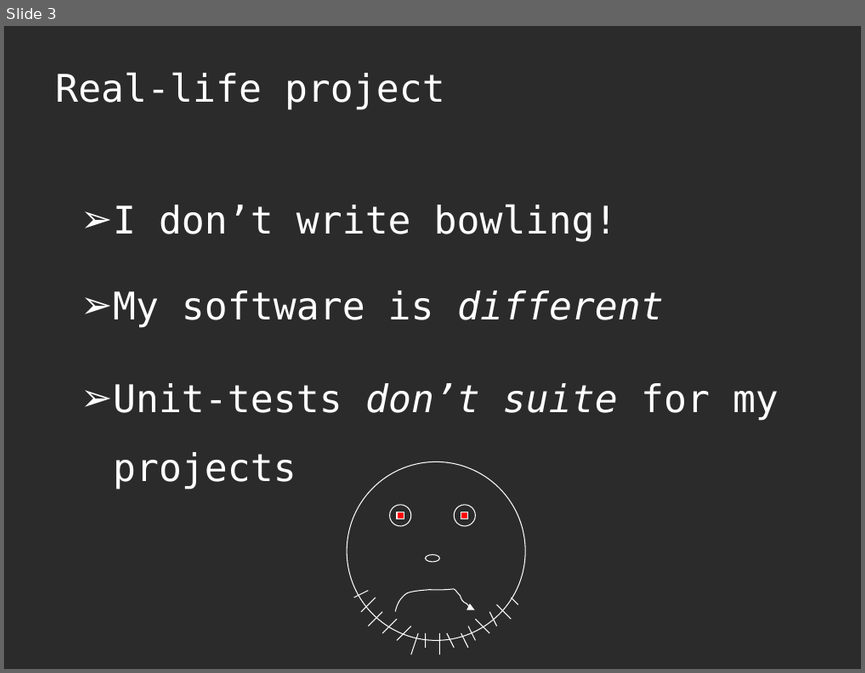
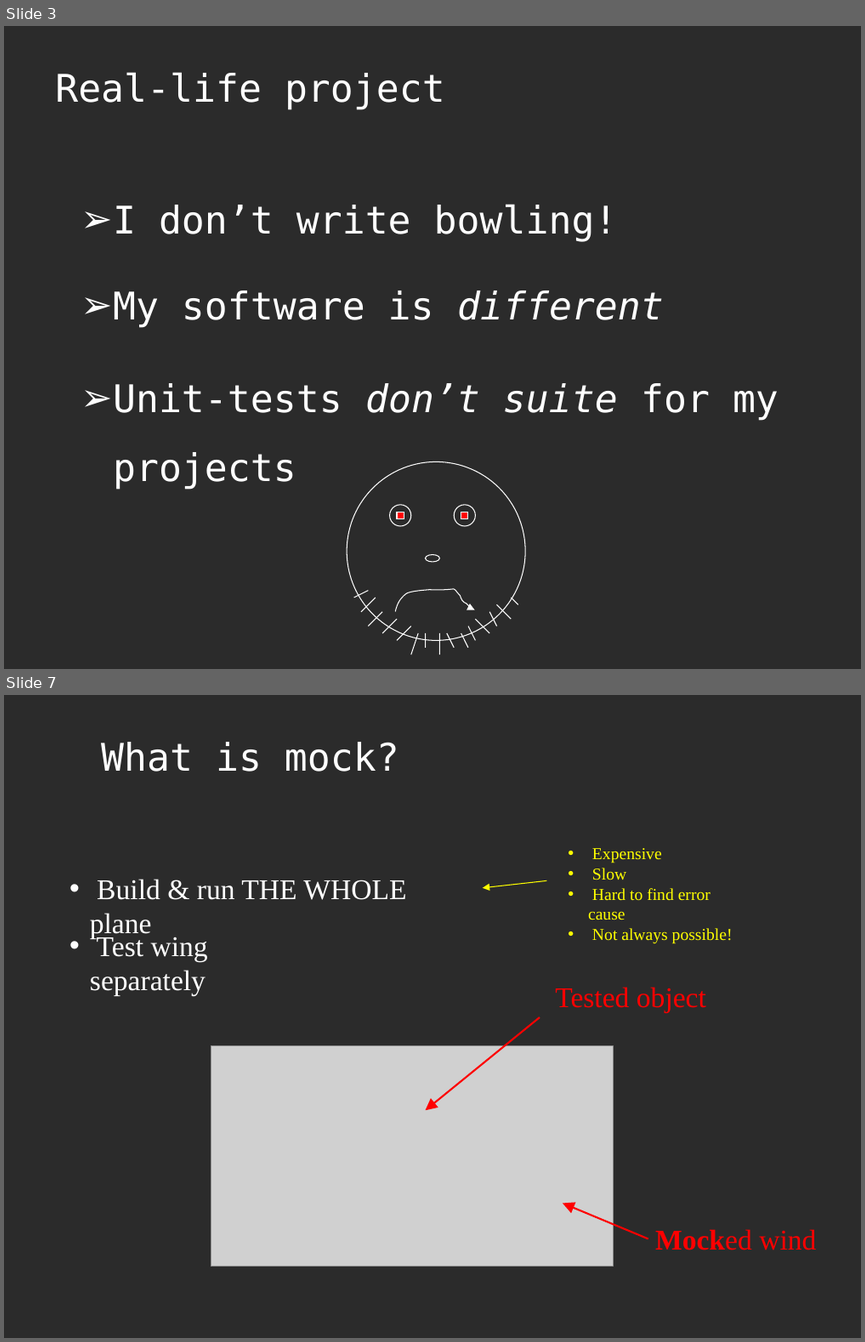
Before and after one commit to asolntsev/presentations, a slide deck: real-life-unit-tests/RealLifeUnitTests.agile-ee.eng.ppt. Shown one above the other, each under a label of ours: slide 3 before the commit, slides 3 and 7 after it; the slides between them are not shown. The pictures are 865x673 and 865x1342 pixels, drawn with LibreOffice and Linux fonts; fonts in the diff are those of the drawing; grey boxes stand for pictures; background and template pictures are left out; a plain dark background stands for a picture behind light text. Boxes give left, top, right and bottom in pixels: in the first picture for what was removed or moved away, otherwise in the second. Text is boxed around its words. In the diff, an @@ line names an element or a change of style, - is before the commit and + after.

```diff
--- a/real-life-unit-tests/RealLifeUnitTests.agile-ee.eng.ppt
+++ b/real-life-unit-tests/RealLifeUnitTests.agile-ee.eng.ppt
@@ slide 7 added at bbox=[4, 695, 861, 1338], background picture (left out) @@
@@ title added at bbox=[101, 742, 399, 771], 32 pt, text #FFFFFF @@
+What is mock?
@@ text added at bbox=[588, 848, 732, 943], 14 pt, text #FFFF00 @@
+• Expensive
+• Slow
+• Hard to find error cause
+• Not always possible!
@@ text added at bbox=[90, 879, 406, 939], 24 pt, text #FFFFFF @@
+• Build & run THE WHOLE plane
@@ arrow added from (546, 881) to (482, 888), #FFFF00 0.74 pt @@
@@ text added at bbox=[90, 937, 208, 996], 24 pt, text #FFFFFF @@
+• Test wing separately
@@ text added at bbox=[555, 987, 706, 1012], 24 pt, text #FF0000 @@
+Tested object
@@ arrow added from (540, 1017) to (426, 1110), #FF0000 1.5 pt @@
@@ picture added at bbox=[211, 1045, 613, 1265] @@
@@ arrow added from (648, 1238) to (562, 1203), #FF0000 1.5 pt @@
@@ text added at bbox=[655, 1229, 816, 1250], 24 pt, text #FF0000 @@
+Mocked wind
```
Also in this commit, not shown: 5 slides changed, 2 other slides added, 1 slide removed.
